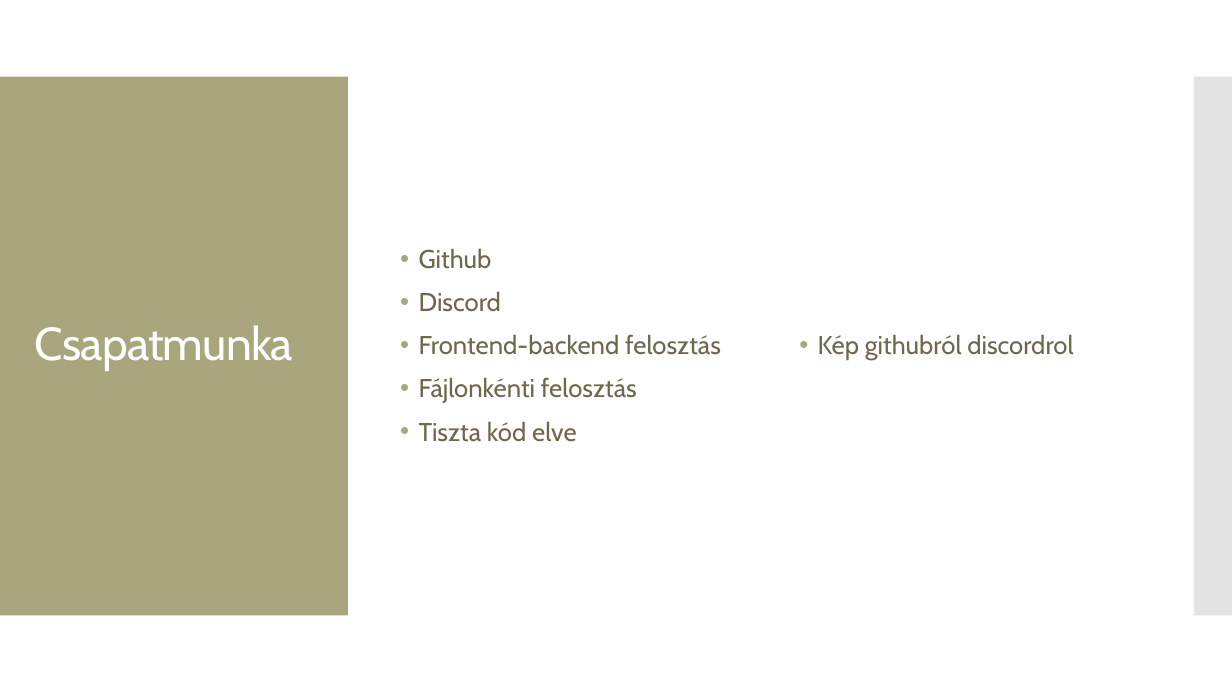
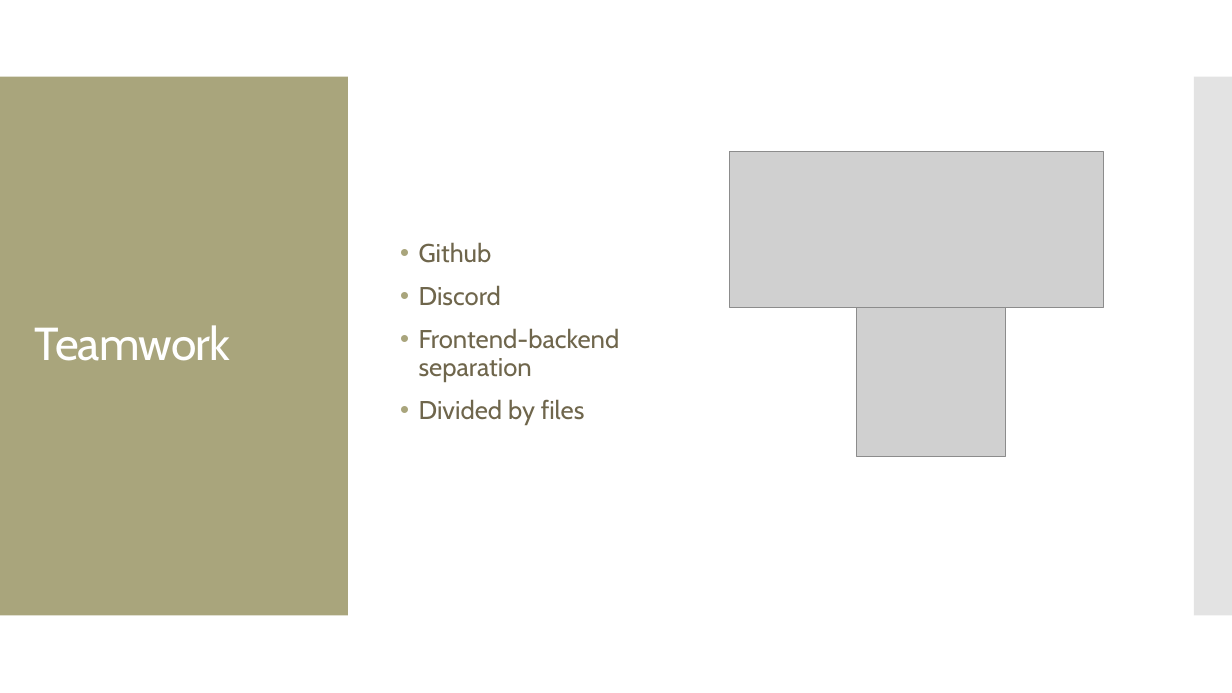
Before and after one commit to ramhap00/ramhapgergo, a slide deck: slide 11 of prezentáció.pptx. Drawn at 1232x693 pixels with LibreOffice and Linux fonts; fonts in the diff are those of the drawing; grey boxes stand for pictures. Boxes give left, top, right and bottom in pixels: in the first picture for what was removed or moved away, otherwise in the second. Text is boxed around its words. In the diff, an @@ line names an element or a change of style, - is before the commit and + after.

```diff
--- a/prezentáció.pptx
+++ b/prezentáció.pptx
@@ picture added at [730, 152, 1104, 308] @@
@@ title at [35, 325, 231, 361]: text changed @@
-Csapatmunka
+Teamwork
@@ text at [419, 328, 620, 425]: text changed @@
-• Frontend-backend felosztás
-• Fájlonkénti felosztás
-• Tiszta kód elve
+• Frontend-backend separation
+• Divided by files
@@ picture added at [857, 308, 1006, 457] @@
@@ text removed at [818, 334, 1073, 360] @@
-• Kép githubról discordrol
```
Also in this commit, not shown: 1 other slide changed, 4 slides added, 8 slides removed.
